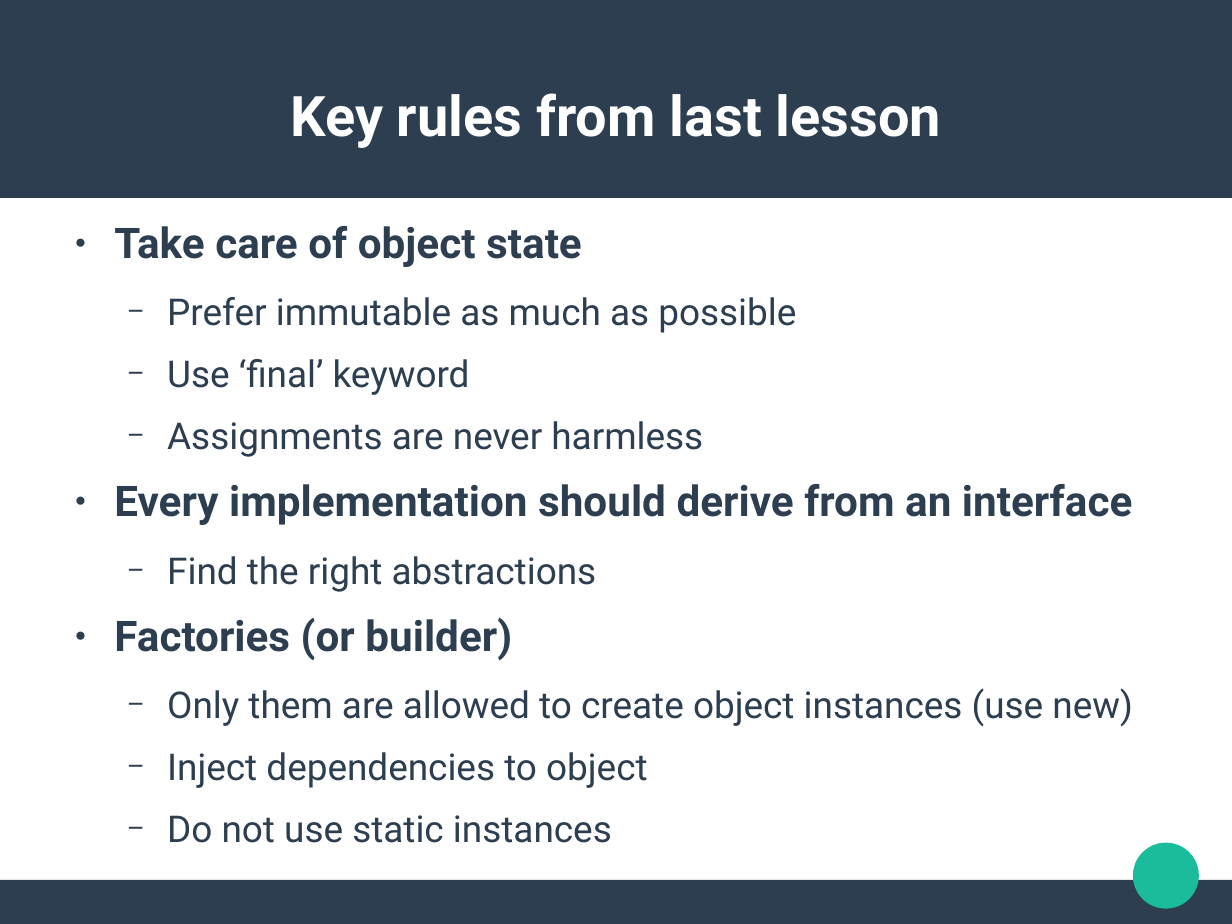
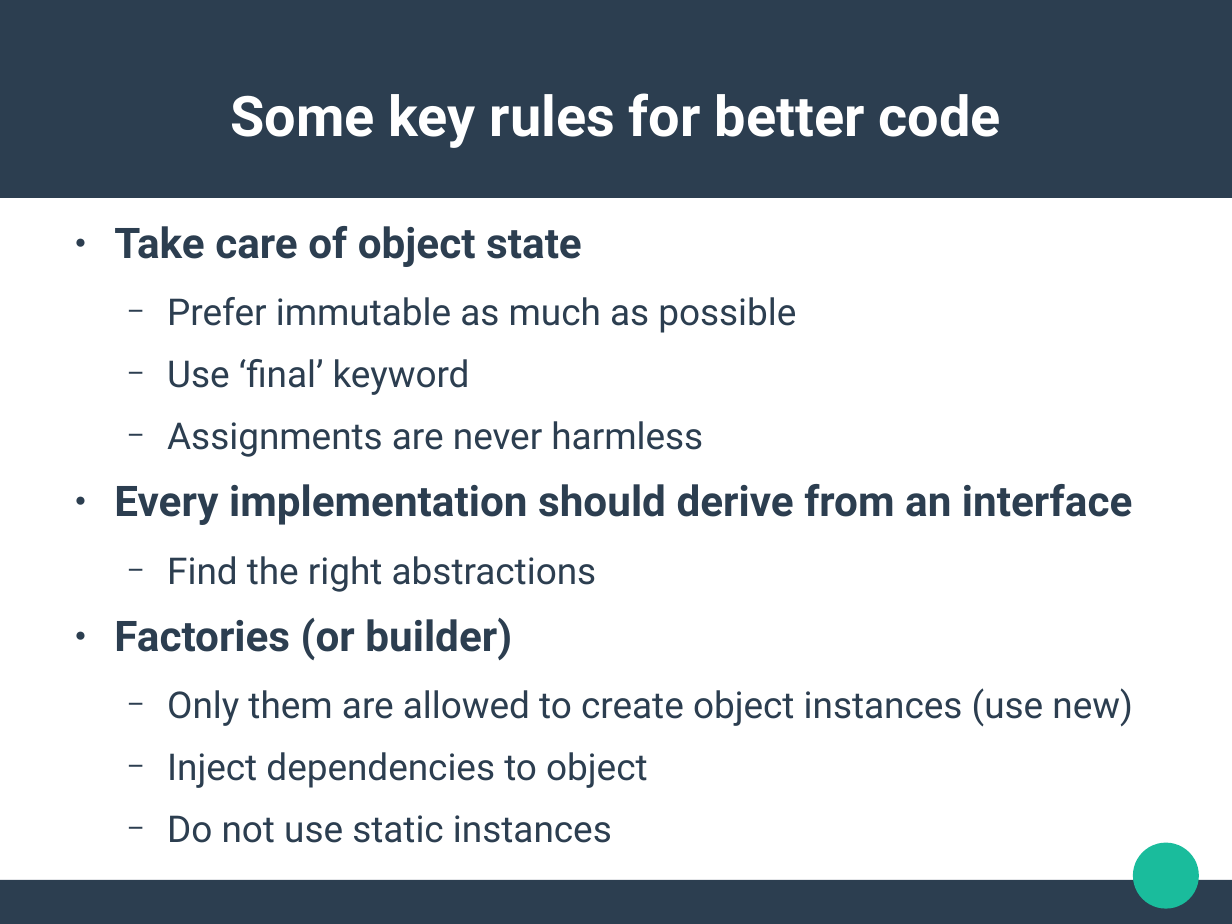
Before and after one commit to jldelarbre/lectureNotes, a slide deck: slide 2 of Slides/lesson2/ReusableModularCode.odp. Drawn at 1232x924 pixels with LibreOffice and Linux fonts; fonts in the diff are those of the drawing. Boxes give left, top, right and bottom in pixels: in the first picture for what was removed or moved away, otherwise in the second. Text is boxed around its words. In the diff, an @@ line names an element or a change of style, - is before the commit and + after.

```diff
--- a/Slides/lesson2/ReusableModularCode.odp
+++ b/Slides/lesson2/ReusableModularCode.odp
@@ title at (230,93,1001,148): text changed @@
-Key rules from last lesson
+Some key rules for better code
```
Also in this commit, not shown: 1 other slide changed, 1 slide added, 21 other files.
